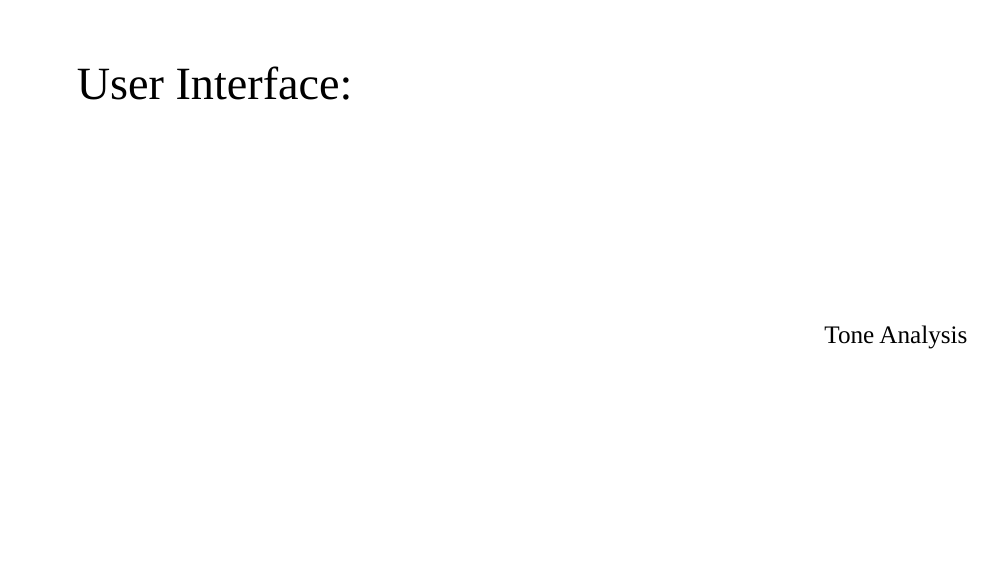
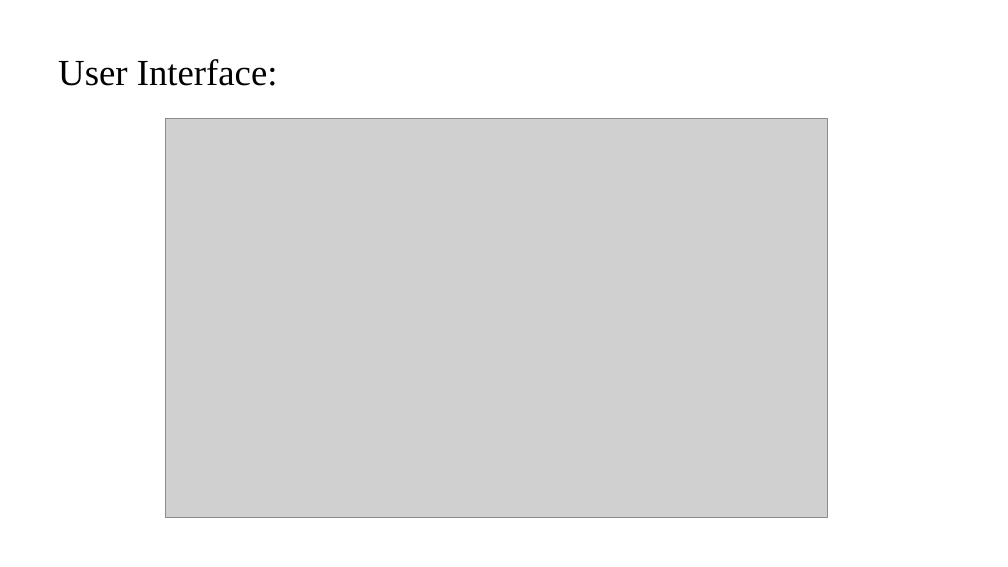
Before and after one commit to wilsonandusa/DoctorWat, a slide deck: slide 5 of Presentation.pptx (slide 4 before the commit). Drawn at 1008x567 pixels with LibreOffice and Linux fonts; fonts in the diff are those of the drawing; grey boxes stand for pictures. Boxes give left, top, right and bottom in pixels: in the first picture for what was removed or moved away, otherwise in the second. Text is boxed around its words. In the diff, an @@ line names an element or a change of style, - is before the commit and + after.

```diff
--- a/Presentation.pptx
+++ b/Presentation.pptx
@@ title "User Interface:": place and size @@
-title "User Interface:" at box(77, 66, 353, 100)
+title "User Interface:" at box(58, 59, 278, 86)
@@ title "User Interface:" at box(58, 59, 278, 86): size 44 to 35 pt @@
@@ picture added at box(166, 119, 827, 518) @@
@@ text removed at box(824, 325, 967, 349) @@
-Tone Analysis
```
Also in this commit, not shown: 2 other slides changed, 4 slides added, 1 slide removed, 1 other file.
